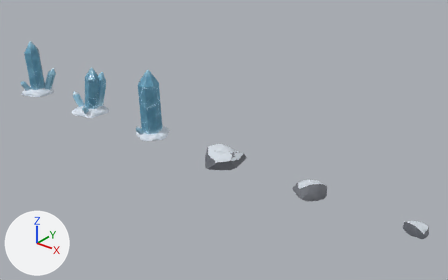
One commit to the glTF model Game/assets/Original/Glacier/Glacier.gltf: the scene before it, then after it.
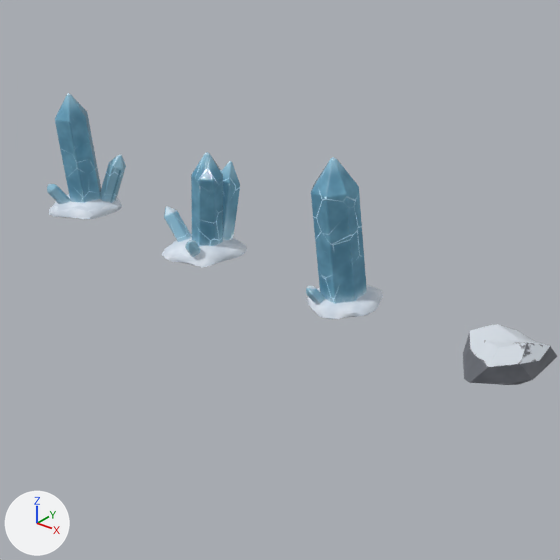
Each version is shown whole from a 50 mm lens placed at (25.73, -17.15, 11.53), pointed at (11.45, 0.7, 0.46), then close up on the part from 0% to 55% of the width and 0% to 89% of the height. Every picture has the same lights, and +X, +Y and +Z are marked at lower left. The last two pictures show the newer version.

In view in the first close-up: 'IcePillar_A', 'IcePillar_B', 'IcePillar_C', 'SnowRock_A'.
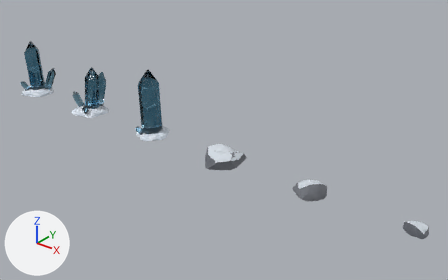
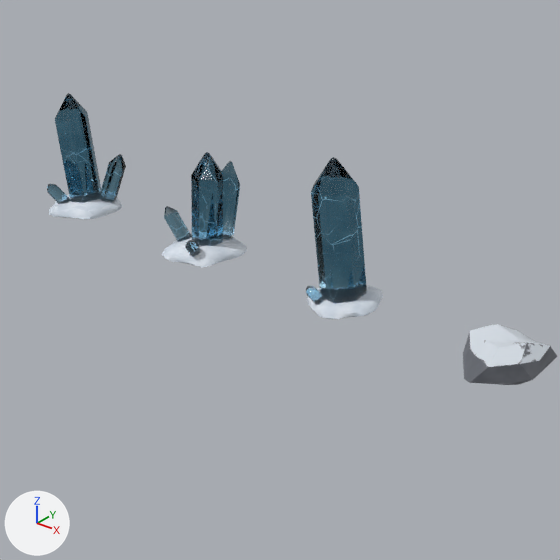
Boxes [x1, y1, x2, y2] around the edits, measured in the close-ups (560 x 560 px):
'IcePillar_C', surface changed: [306, 157, 371, 308] in both
'IcePillar_B', surface changed: [164, 152, 240, 260] in both
'IcePillar_A', surface changed: [47, 93, 126, 207] in both

The change, as a list of edits to the scene's bpy script:
```text
Change mat_glacierice:
    where n0 = _N.new('ShaderNodeBsdfPrincipled'); n0.name = 'Principled BSDF'
    add n0.inputs[18].default_value = 1.0  # 'Transmission Weight'
```
